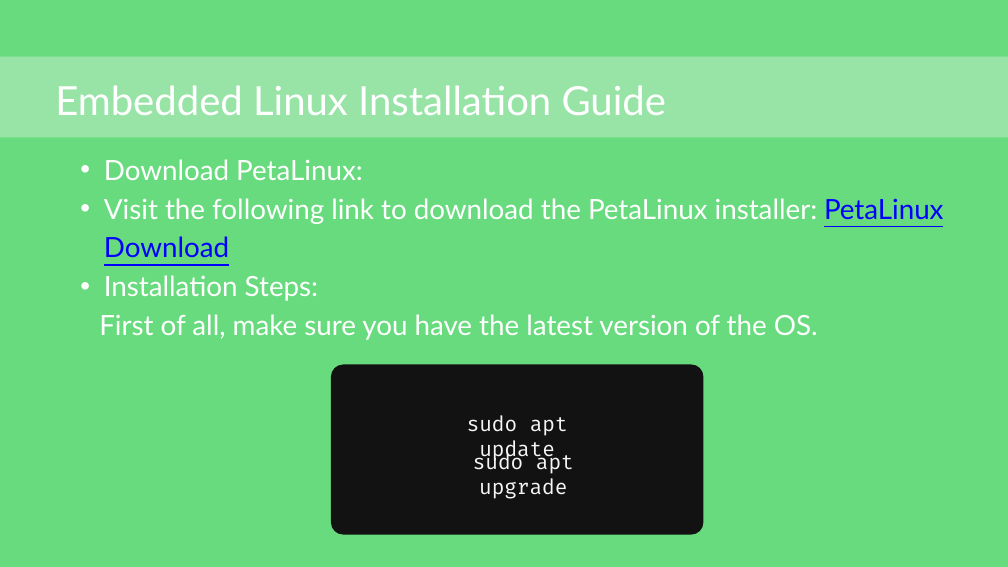
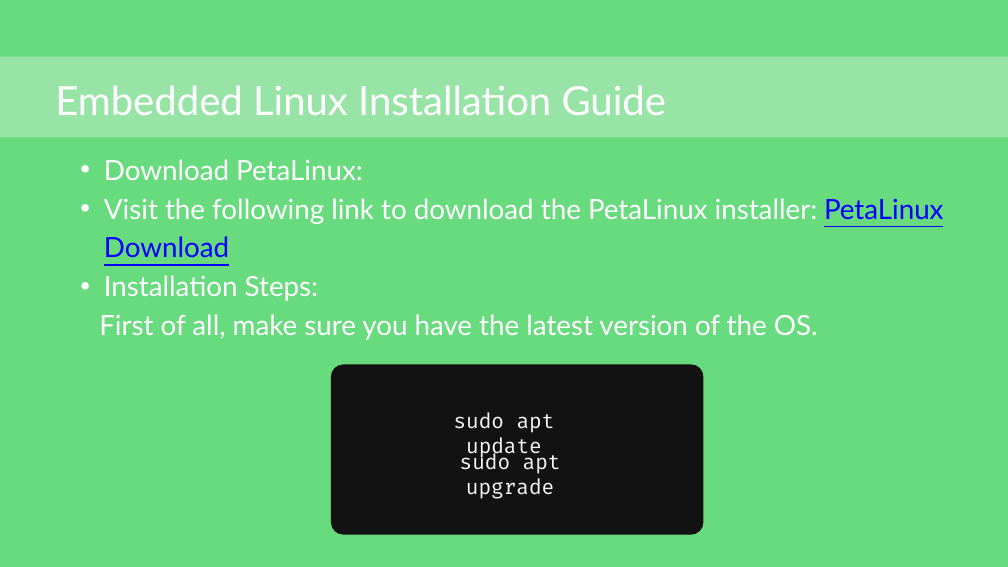
Before and after one commit to japanninja74/OS_aes-cryptocore-driver, a slide deck: slide 24 of docs/presentation.pptx. Drawn at 1008x567 pixels with LibreOffice and Linux fonts; fonts in the diff are those of the drawing. Boxes give left, top, right and bottom in pixels: in the first picture for what was removed or moved away, otherwise in the second. Text is boxed around its words. In the diff, an @@ line names an element or a change of style, - is before the commit and + after.

```diff
--- a/docs/presentation.pptx
+++ b/docs/presentation.pptx
@@ text "sudo apt update": place and size @@
-text "sudo apt update" at bbox=[467, 415, 568, 462]
+text "sudo apt update" at bbox=[454, 412, 555, 459]
@@ text "sudo apt upgrade": place and size @@
-text "sudo apt upgrade" at bbox=[473, 453, 574, 499]
+text "sudo apt upgrade" at bbox=[460, 453, 561, 499]
```
Also in this commit, not shown: 20 other slides changed, 3 slides added, 2 slides removed, 1 other file.
